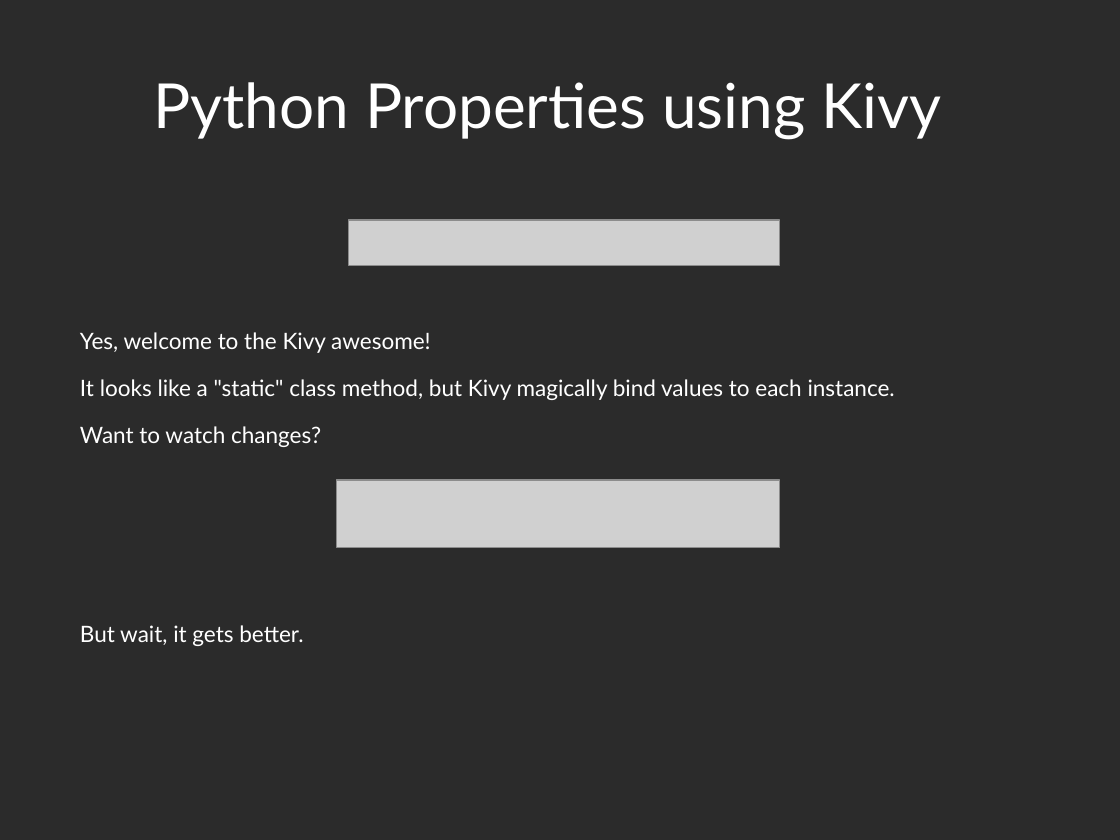
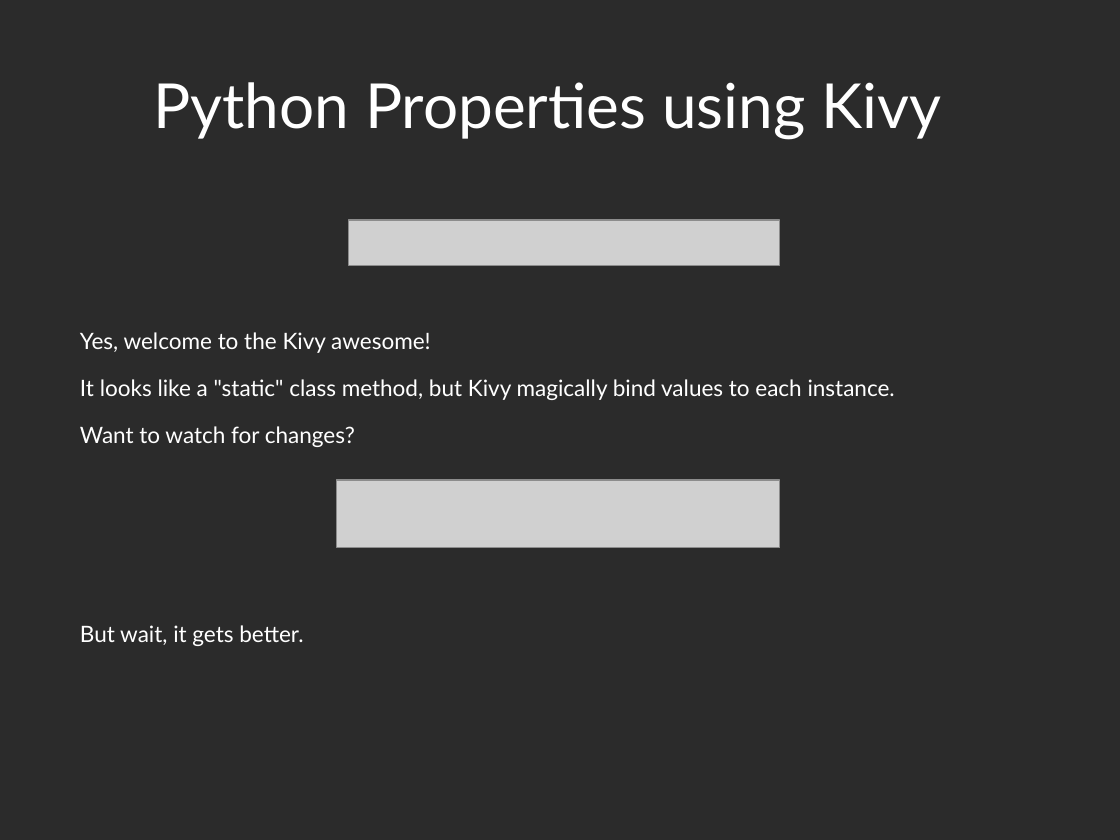
Before and after one commit to Zen-CODE/kivybits, a slide deck: slide 18 of PyCon/ZA 2013/PyCon.odp. Drawn at 1120x840 pixels with LibreOffice and Linux fonts; fonts in the diff are those of the drawing; grey boxes stand for pictures; background and template pictures are left out; a plain dark background stands for a picture behind light text. Boxes give left, top, right and bottom in pixels: in the first picture for what was removed or moved away, otherwise in the second. Text is boxed around its words. In the diff, an @@ line names an element or a change of style, - is before the commit and + after.

```diff
--- a/PyCon/ZA 2013/PyCon.odp
+++ b/PyCon/ZA 2013/PyCon.odp
@@ text at (x1=80, y1=426, x2=355, y2=447): text changed @@
-Want to watch changes?
+Want to watch for changes?
```
Also in this commit, not shown: 17 other slides changed, 1 slide removed, 1 other file.
